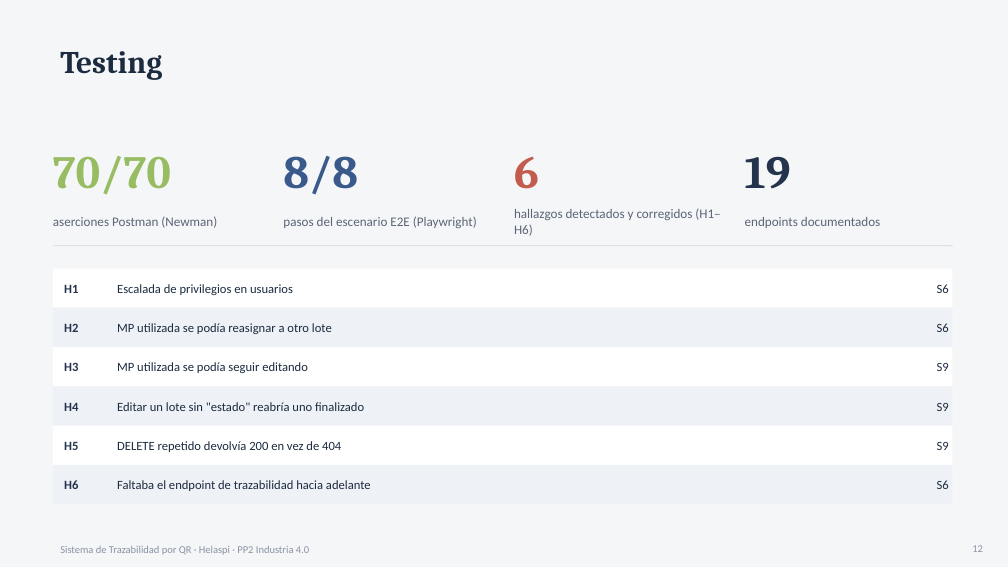
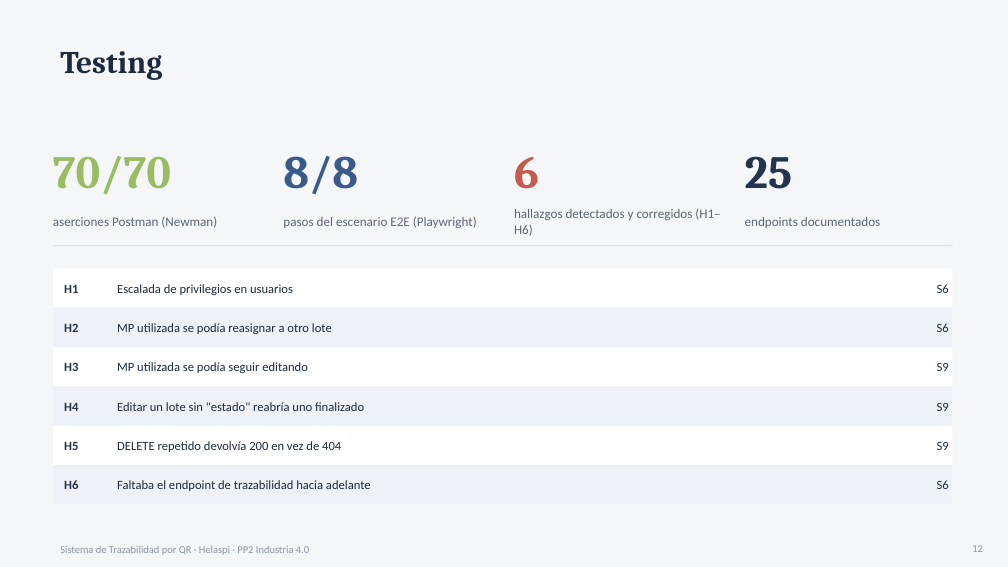
Before and after one commit to gcv1982/PROYECTO-FINAL-PP2-INDUSTRIA-4.0, a slide deck: slide 12 of docs/presentacion/Defensa_S10_Helaspi.pptx. Drawn at 1008x567 pixels with LibreOffice and Linux fonts; fonts in the diff are those of the drawing. Boxes give left, top, right and bottom in pixels: in the first picture for what was removed or moved away, otherwise in the second. Text is boxed around its words. In the diff, an @@ line names an element or a change of style, - is before the commit and + after.

```diff
--- a/docs/presentacion/Defensa_S10_Helaspi.pptx
+++ b/docs/presentacion/Defensa_S10_Helaspi.pptx
@@ text at (745,156,792,189): text changed @@
-19
+25
```
Also in this commit, not shown: 6 other slides changed, 1 slide added.
